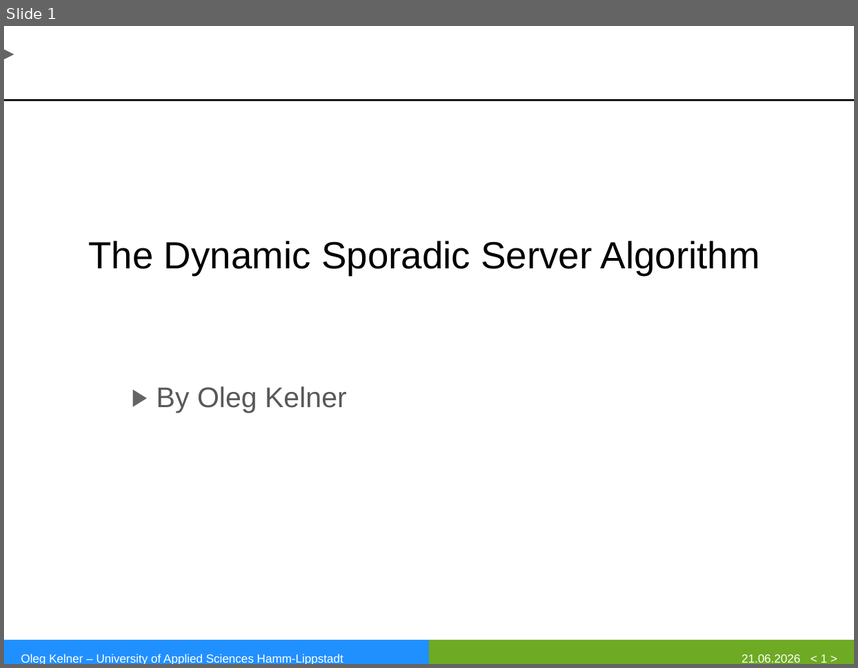
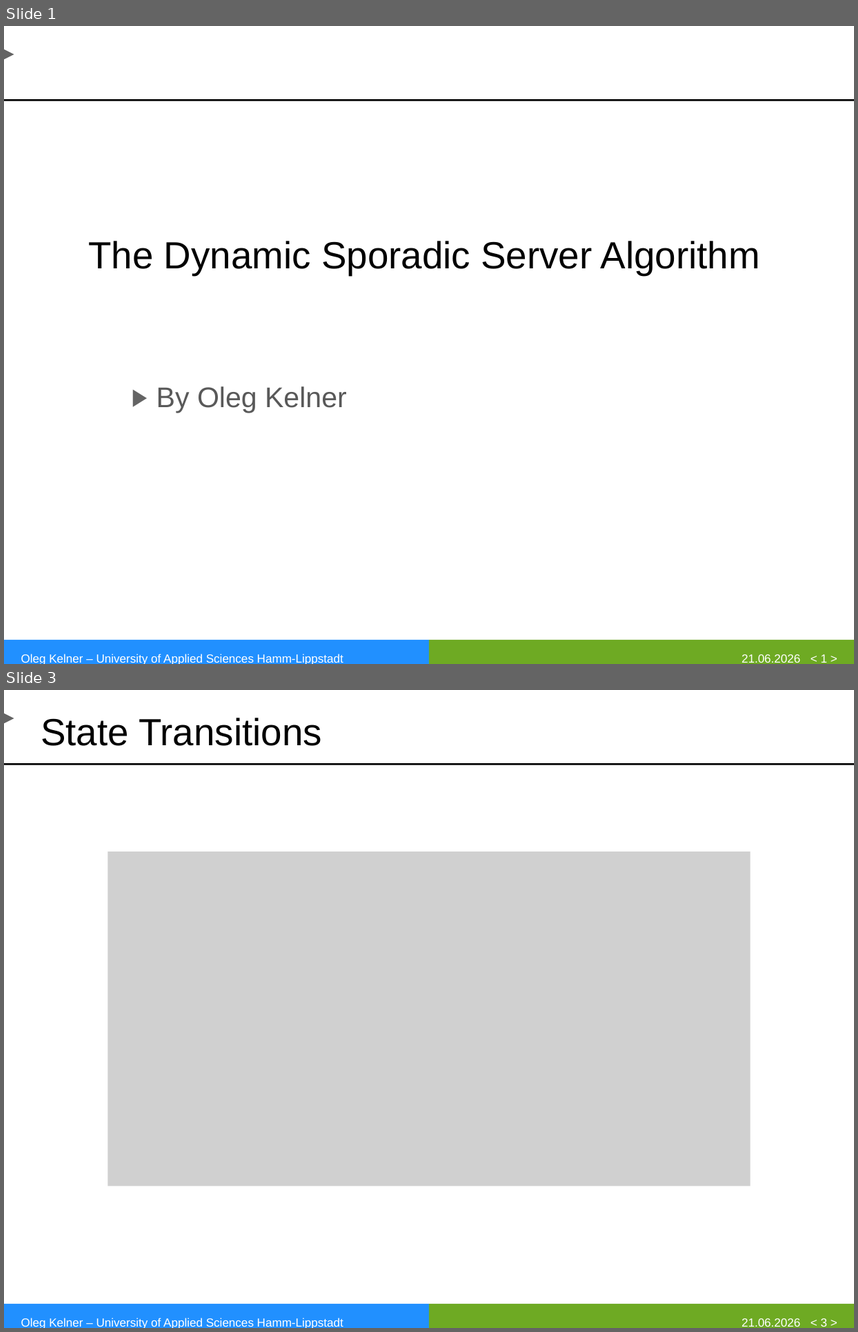
Before and after one commit to eggcitedraccoon/SS2026_RTS_HWSW_Papers, a slide deck: DSS_Presentation/DSS_Presentation.pptx. Shown one above the other, each under a label of ours: slide 1 before the commit, slides 1 and 3 after it; the slides between them are not shown. The pictures are 858x668 and 858x1332 pixels, drawn with LibreOffice and Linux fonts; fonts in the diff are those of the drawing; grey boxes stand for pictures; background and template pictures are left out. Boxes give left, top, right and bottom in pixels: in the first picture for what was removed or moved away, otherwise in the second. Text is boxed around its words. In the diff, an @@ line names an element or a change of style, - is before the commit and + after.

```diff
--- a/DSS_Presentation/DSS_Presentation.pptx
+++ b/DSS_Presentation/DSS_Presentation.pptx
@@ slide 3 added at (x1=4, y1=690, x2=854, y2=1328), background #FFFFFF; not listed: 4 template elements that a slide beside it also shows @@
@@ title added at (x1=41, y1=718, x2=322, y2=746), 32 pt, text #000000 @@
+State Transitions
@@ picture added at (x1=107, y1=851, x2=751, y2=1185) @@
@@ text added at (x1=21, y1=1317, x2=343, y2=1328), 10 pt, text #FFFFFF @@
+Oleg Kelner – University of Applied Sciences Hamm-Lippstadt
@@ text added at (x1=742, y1=1318, x2=800, y2=1326), 10 pt, text #FFFFFF @@
+21.06.2026
@@ page number added at (x1=821, y1=1318, x2=828, y2=1326), 10 pt, text #FFFFFF @@
+< 3 >
```
Also in this commit, not shown: 3 slides changed, 3 other slides added, 1 other file.
